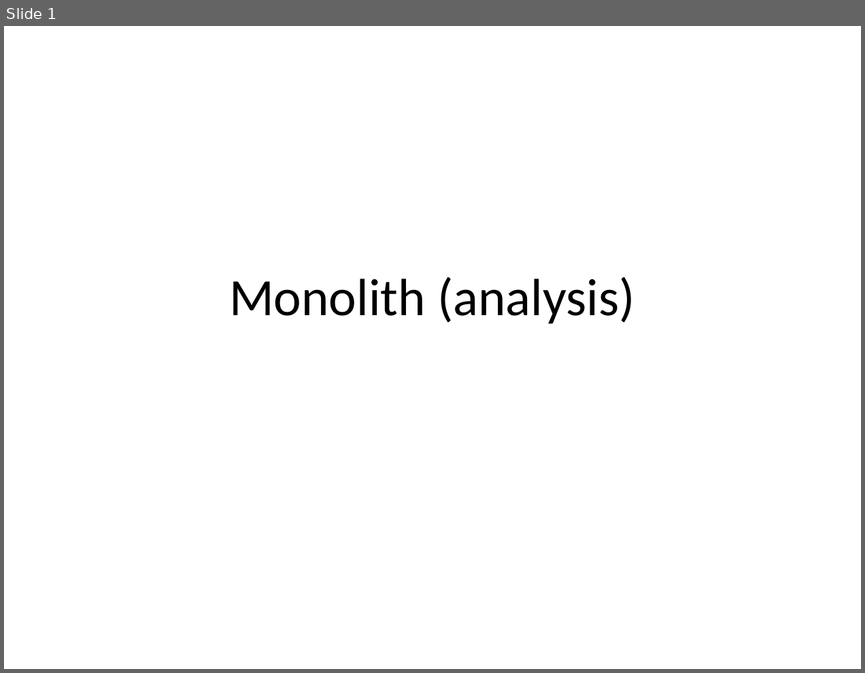
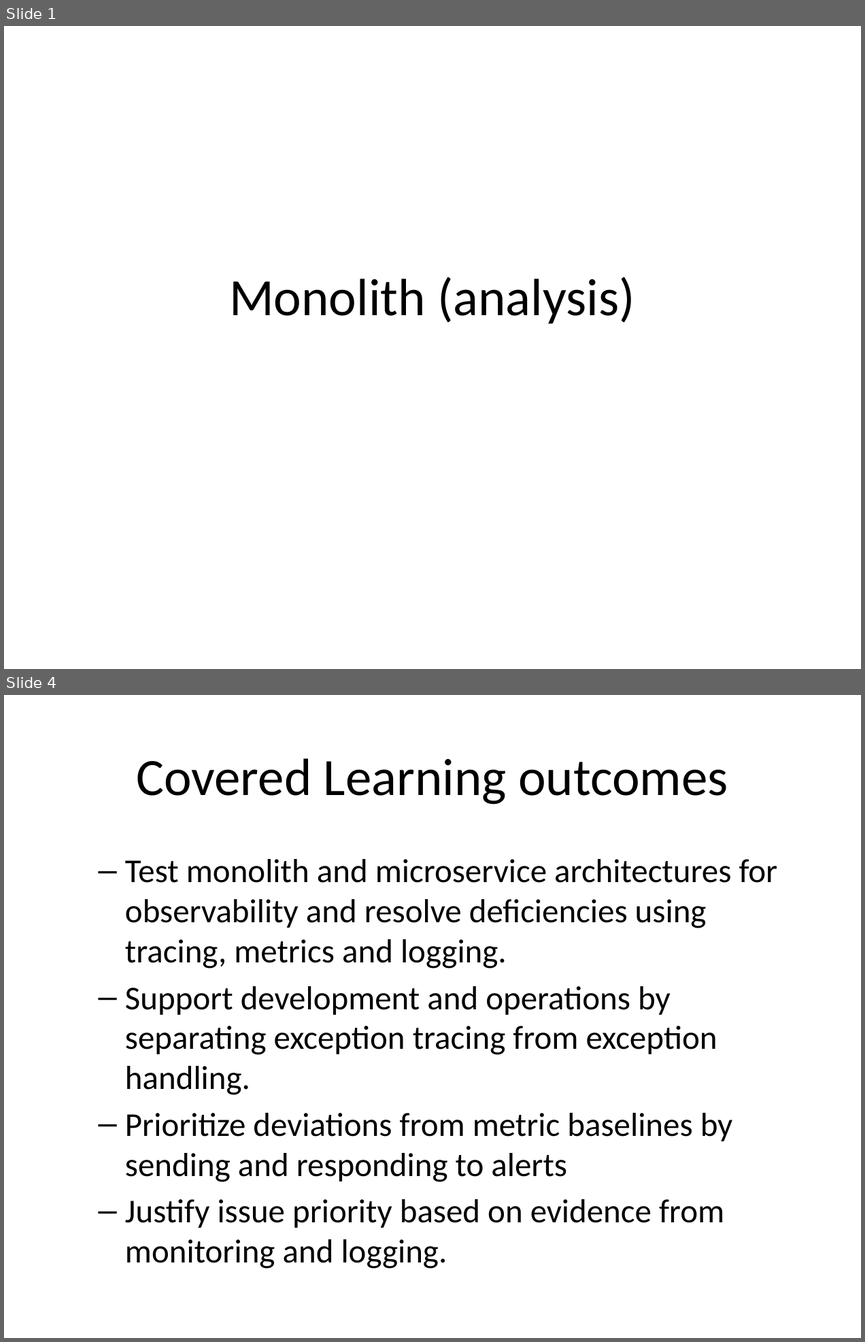
Before and after one commit to rhildred/INFO8985, a slide deck: monolith_analysis/slides.pptx. Shown one above the other, each under a label of ours: slide 1 before the commit, slides 1 and 4 after it; the slides between them are not shown. The pictures are 865x673 and 865x1342 pixels, drawn with LibreOffice and Linux fonts; fonts in the diff are those of the drawing. Boxes give left, top, right and bottom in pixels: in the first picture for what was removed or moved away, otherwise in the second. Text is boxed around its words. In the diff, an @@ line names an element or a change of style, - is before the commit and + after.

```diff
--- a/monolith_analysis/slides.pptx
+++ b/monolith_analysis/slides.pptx
@@ slide 4 added at [4, 695, 861, 1338], background #FFFFFF @@
@@ title added at [136, 758, 728, 804], 44 pt, text #000000 @@
+Covered Learning outcomes
@@ text added at [125, 859, 778, 1268], 28 pt, text #000000 @@
+  – Test monolith and microservice architectures for observability and resolve deficiencies using tracing, metrics and logging.
+  – Support development and operations by separating exception tracing from exception handling.
+  – Prioritize deviations from metric baselines by sending and responding to alerts
+  – Justify issue priority based on evidence from monitoring and logging.
```
Also in this commit, not shown: 1 slide changed, 5 other slides added, 3 slides removed, 16 other files.
